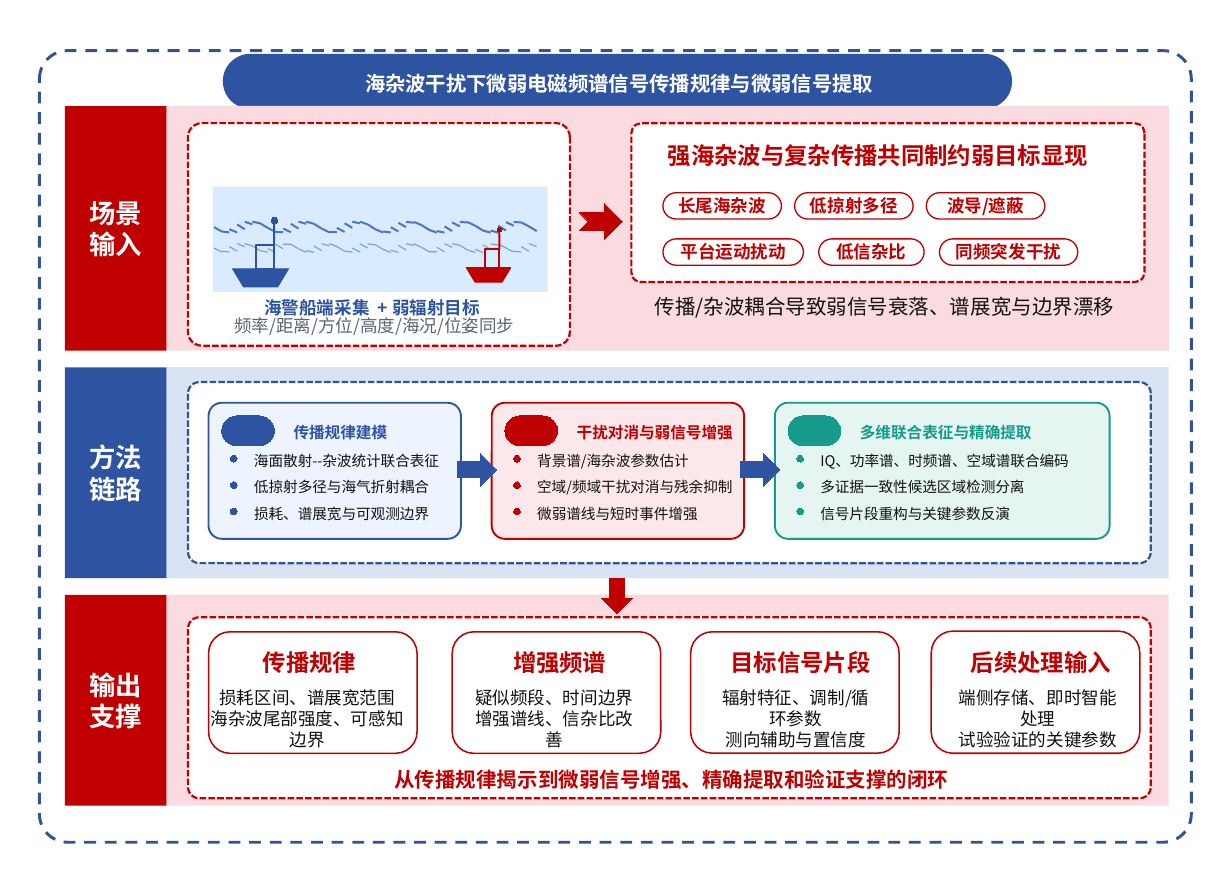
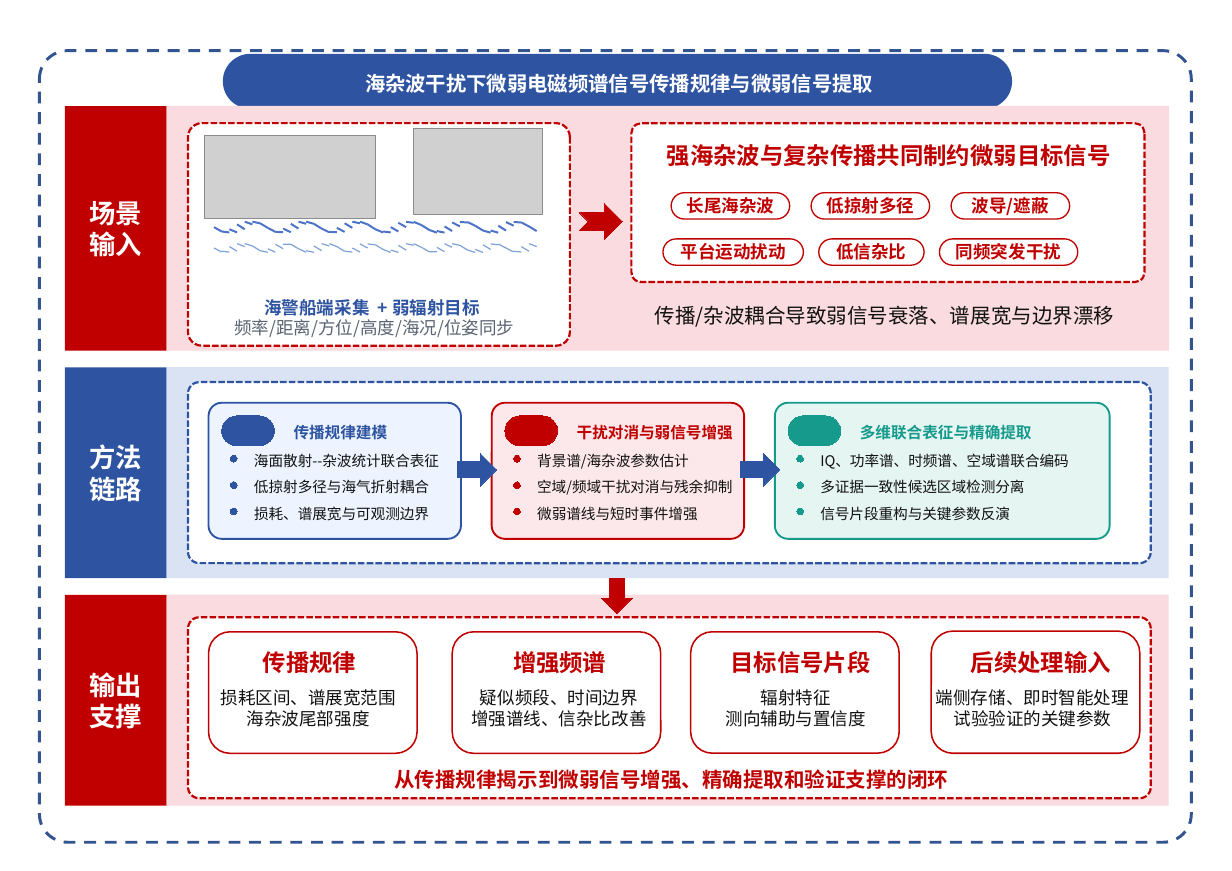
Before and after one commit to yeshu8zpf/NSFC_MCI, a slide deck: slide 1 of 军民融合/ppt/1.pptx. Drawn at 1232x871 pixels with LibreOffice and Linux fonts; fonts in the diff are those of the drawing; grey boxes stand for pictures. Boxes give left, top, right and bottom in pixels: in the first picture for what was removed or moved away, otherwise in the second. Text is boxed around its words. In the diff, an @@ line names an element or a change of style, - is before the commit and + after.

```diff
--- a/军民融合/ppt/1.pptx
+++ b/军民融合/ppt/1.pptx
@@ picture added at [204,136,375,218] @@
@@ picture added at [414,129,543,215] @@
@@ text at [667,144,1111,166]: text changed @@
-强海杂波与复杂传播共同制约弱目标显现
+强海杂波与复杂传播共同制约微弱目标信号
@@ rectangle removed at [213,187,548,292] @@
@@ rounded rectangle: place and size @@
-rounded rectangle at [663,193,781,219]
+rounded rectangle at [671,193,789,219]
@@ text "长尾海杂波": place and size @@
-text "长尾海杂波" at [678,197,766,214]
+text "长尾海杂波" at [687,197,775,214]
@@ rounded rectangle: place and size @@
-rounded rectangle at [795,193,913,219]
+rounded rectangle at [811,193,930,219]
@@ text "低掠射多径": place and size @@
-text "低掠射多径" at [810,197,898,214]
+text "低掠射多径" at [827,197,915,214]
@@ rounded rectangle: place and size @@
-rounded rectangle at [926,193,1044,219]
+rounded rectangle at [952,193,1070,219]
@@ text "波导/遮蔽": place and size @@
-text "波导/遮蔽" at [947,197,1024,215]
+text "波导/遮蔽" at [972,197,1049,215]
@@ ellipse removed at [272,218,278,224] @@
@@ line removed from (274, 222) to (274, 246) @@
@@ ellipse removed at [497,228,503,233] @@
@@ line removed from (500, 231) to (500, 250) @@
@@ freeform shape removed at [233,269,296,292] @@
@@ rectangle removed at [256,246,274,269] @@
@@ freeform shape removed at [467,268,516,287] @@
@@ rectangle removed at [485,250,500,269] @@
@@ text "传播/杂波耦合导致弱信号衰落、谱展宽与边界漂移": place and size @@
-text "传播/杂波耦合导致弱信号衰落、谱展宽与边界漂移" at [655,296,1115,318]
+text "传播/杂波耦合导致弱信号衰落、谱展宽与边界漂移" at [655,305,1115,327]
@@ text "频率/距离/方位/高度/海况/位姿同步": place and size @@
-text "频率/距离/方位/高度/海况/位姿同步" at [234,314,514,335]
+text "频率/距离/方位/高度/海况/位姿同步" at [234,319,514,337]
@@ text "疑似频段、时间边界" rewrapped from [475,689,633,748] to [471,689,646,727] @@
@@ text at [761,689,831,706]: text changed @@
-辐射特征、调制/循环参数
+辐射特征
@@ text "端侧存储、即时智能处理" rewrapped from [959,689,1117,748] to [936,689,1129,727] @@
@@ text at [247,710,370,727]: text changed @@
-海杂波尾部强度、可感知边界
+海杂波尾部强度
```
